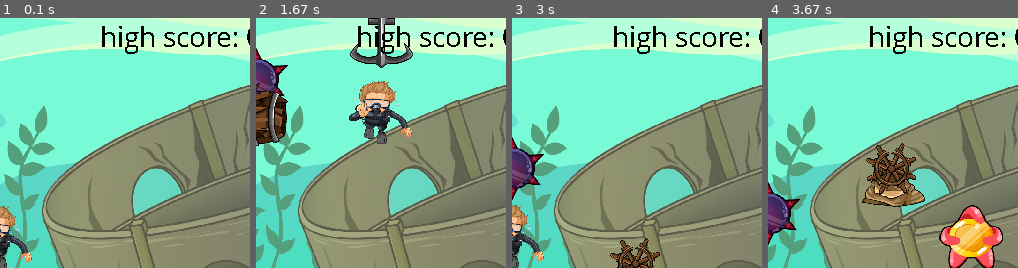
Above: before the commit, frames 1-4 (left to right).
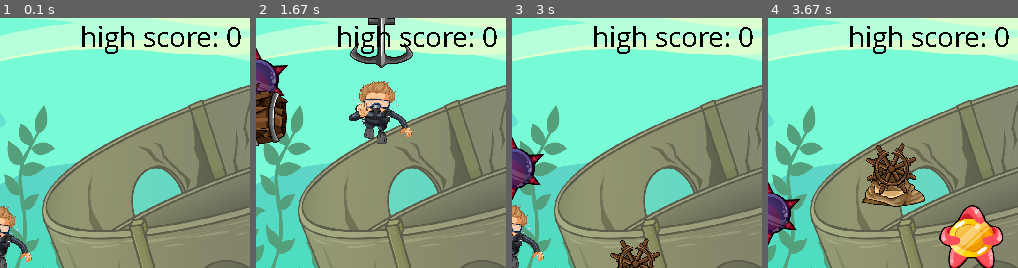
Above: after the commit, the same moments.

Repository: brooklyndippo/fruit-ninja-pygames
Game: pygame game, started from game.py
Two runs of this game, one before a commit and one after it. Both use one fixed random seed, a clock stepped at 60 frames per second and the inputs below.
Inputs:
- Up to frame 1 (0.1 s): no input
- Up to frame 2 (1.67 s): hold Right 0.33-0.8 s; hold Up 0.83-1.13 s; hold Right 1.17-1.63 s
- Up to frame 3 (3 s): hold Right 1.67-2.2 s; hold Down 2.23-2.53 s; hold Left 2.57-2.97 s
- Up to frame 4 (3.67 s): hold Down 3-3.37 s; hold Right from 3.4 s (still down)
The pictures show only the part of the screen within x 50-100%, y 6-56%; the shares and areas given below are measured in that part.

The runs differ from the first frame. In frame 1, 2.1% of the frame differs, in the area x 32-100%, y 3-15%; in frame 2, 2.1%; in frame 3, 2.1%; in frame 4, 2.1%.

Commit message:
cleaned up code and files

Diff:
--- a/game.py
+++ b/game.py
@@ -2,8 +2,8 @@
 pygame.init()
 from random import random, randint
 from gameobject import GameObject
-from apple import Apple
-from strawberry import Strawberry
+from junk import Junk
+from treasure import Treasure
 from player import Player
 from bomb import Bomb
 from background import Background
@@ -22,15 +22,16 @@
 
 #set the scoreboard
 score = ScoreBoard(30, 30, 0, 'score')
-high_score = ScoreBoard(350, 30, 0, 'high score')
+high_score = ScoreBoard(330, 30, 0, 'high score')
 
-junk1 = Apple()
-junk2 = Apple()
-junk3 = Apple()
-treasure1 = Strawberry()
-treasure2 = Strawberry()
-treasure3 = Strawberry()
-treasure4 = Strawberry()
+#create initial game elements
+junk1 = Junk()
+junk2 = Junk()
+junk3 = Junk()
+treasure1 = Treasure()
+treasure2 = Treasure()
+treasure3 = Treasure()
+treasure4 = Treasure()
 bomb = Bomb()
 player = Player()
 
--- a/apple.py
+++ b/junk.py
@@ -8,9 +8,9 @@
 ]
 
 
-class Apple(GameObject):
+class Junk(GameObject):
     def __init__(self):
-        super(Apple, self).__init__(0, 0, junk[randint(0,2)])
+        super(Junk, self).__init__(0, 0, junk[randint(0,2)])
         self.dy = (randint(0, 200) / 100) + 1
         self.reset()
 
@@ -18,12 +18,12 @@
     def move(self):
         if self.direction == 'down':
             self.y += self.dy
-            # Check the y position of the apple
+            # Check the y position of the junk
             if self.y > 500:
                 self.reset()
         elif self.direction == 'up':
             self.y -= self.dy
-            # Check the y position of the apple
+            # Check the y position of the junk
             if self.y < -50:
                 self.reset()
 
--- a/strawberry.py
+++ b/treasure.py
@@ -9,9 +9,9 @@
 ]
 
 
-class Strawberry(GameObject):
+class Treasure(GameObject):
     def __init__(self):
-        super(Strawberry, self).__init__(0, 0, treasure[randint(0,3)])
+        super(Treasure, self).__init__(0, 0, treasure[randint(0,3)])
         self.dx = (randint(0, 200) / 100) + 1
         self.dy = 0
         self.reset()
@@ -19,12 +19,12 @@
     def move(self):
         if self.direction == 'right':
             self.x += self.dx
-            # Check the x position of the strawberry
+            # Check the x position of the treasure
             if self.x > 500:
                 self.reset()
         elif self.direction == 'left':
             self.x -= self.dx
-            # Check the y position of the strawberry
+            # Check the y position of the treasure
             if self.x < -50:
                 self.reset()
 
Renamed: apple.png -> pygames-underwater/PNG/obsolete/apple.png
Renamed: bomb.png -> pygames-underwater/PNG/obsolete/bomb.png
Renamed: strawberry.png -> pygames-underwater/PNG/obsolete/strawberry.png
